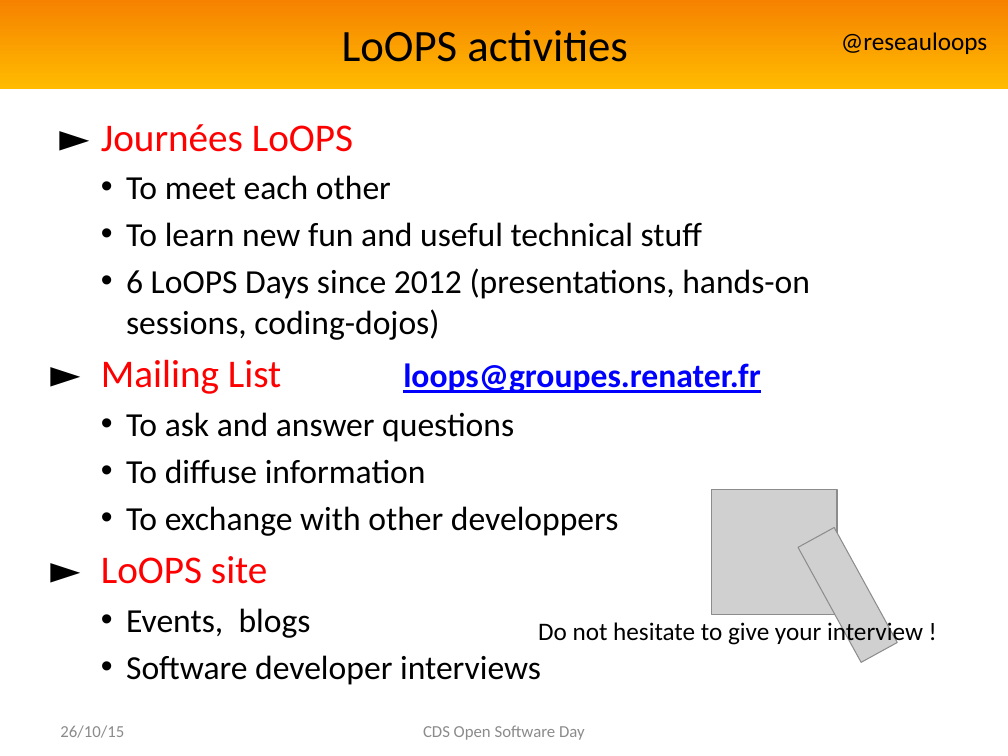
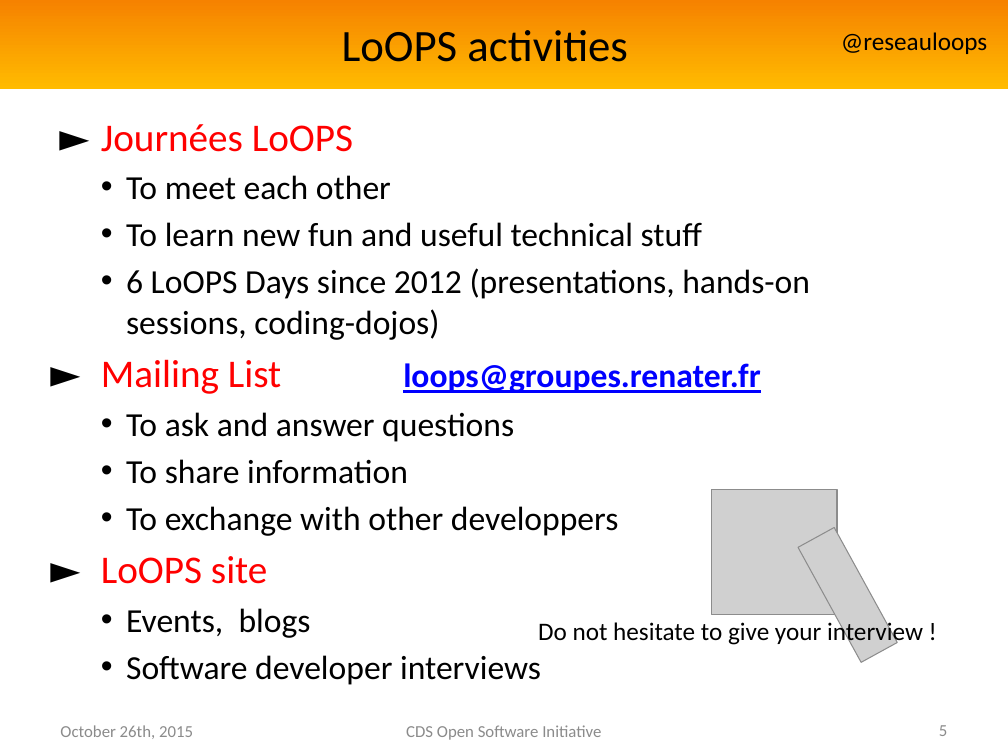
Before and after one commit to reseau-loops/reseau-loops.github.com, a slide deck: slide 5 of presentations/PrésentationLoOPSAnglais.pptx. Drawn at 1008x756 pixels with LibreOffice and Linux fonts; fonts in the diff are those of the drawing; grey boxes stand for pictures; background and template pictures are left out. Boxes give left, top, right and bottom in pixels: in the first picture for what was removed or moved away, otherwise in the second. Text is boxed around its words. In the diff, an @@ line names an element or a change of style, - is before the commit and + after.

```diff
--- a/presentations/PrésentationLoOPSAnglais.pptx
+++ b/presentations/PrésentationLoOPSAnglais.pptx
@@ text at <box>126,459,408,484</box>: text changed @@
-    • To diffuse information
+    • To share information
@@ text at <box>60,725,193,739</box>: text changed @@
-26/10/15
+October 26th, 2015
@@ text at <box>406,725,601,740</box>: text changed @@
-CDS Open Software Day
+CDS Open Software Initiative
@@ page number added at <box>939,725,947,736</box>, 12 pt, text #8C8C8C @@
+5
```
Also in this commit, not shown: 6 other slides changed, 1 other file.
